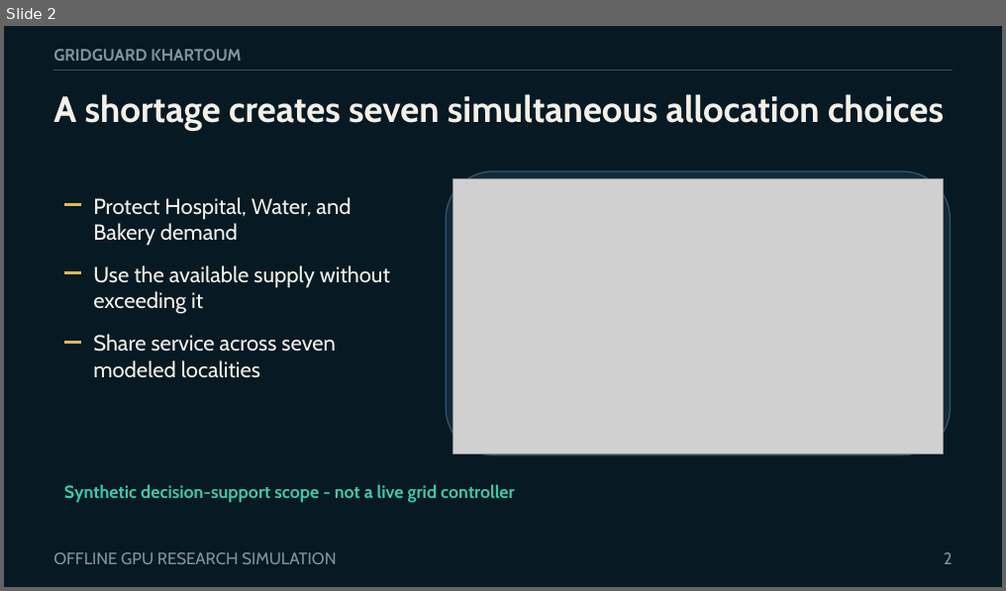
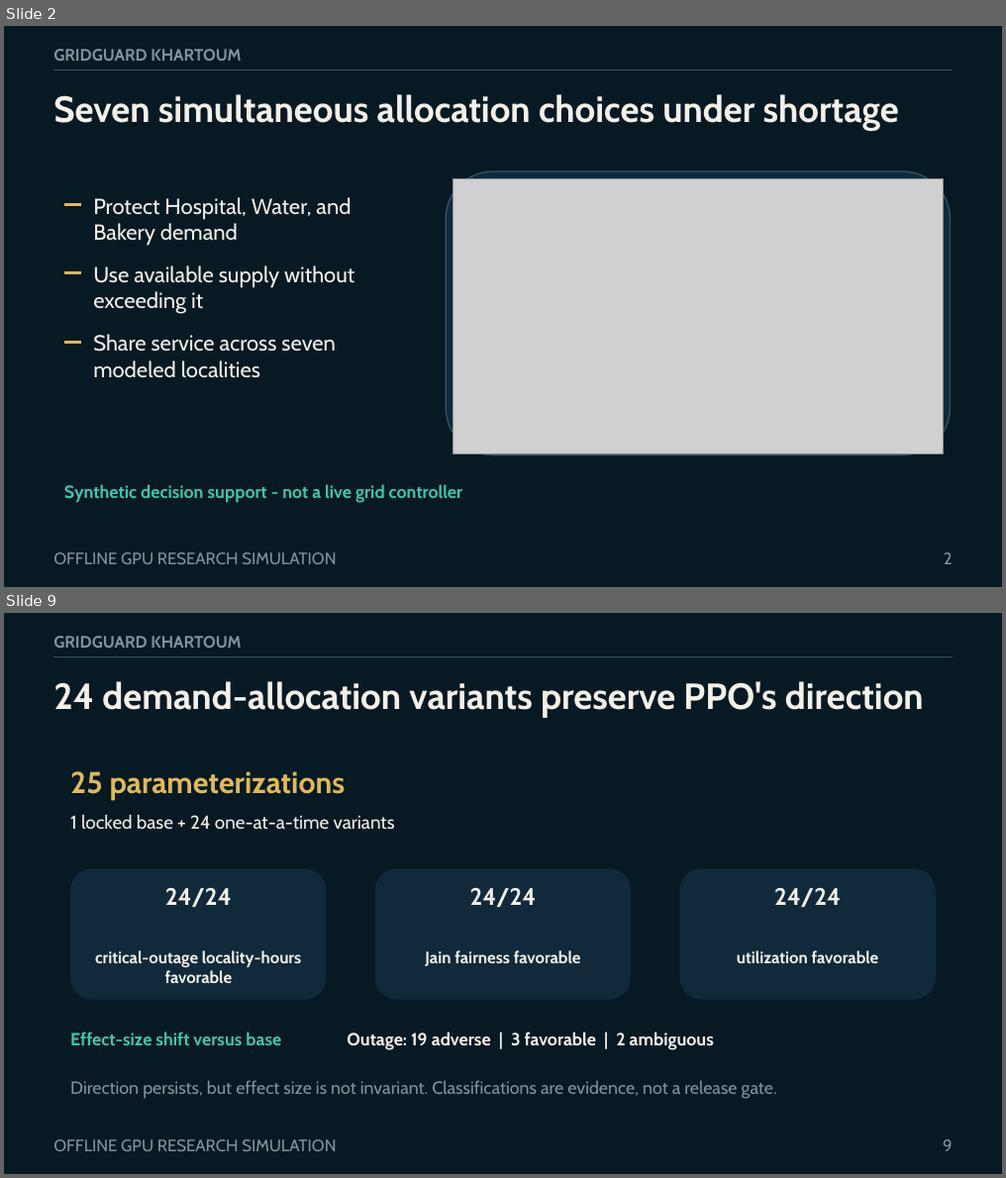
Before and after one commit to boomout2012-afk/gridguard-khartoum, a slide deck: output/presentation/gridguard-khartoum-defense.pptx. Shown one above the other, each under a label of ours: slide 2 before the commit, slides 2 and 9 after it; the slides between them are not shown. The pictures are 1006x591 and 1006x1178 pixels, drawn with LibreOffice and Linux fonts; fonts in the diff are those of the drawing; grey boxes stand for pictures. Boxes give left, top, right and bottom in pixels: in the first picture for what was removed or moved away, otherwise in the second. Text is boxed around its words. In the diff, an @@ line names an element or a change of style, - is before the commit and + after.

```diff
--- a/output/presentation/gridguard-khartoum-defense.pptx
+++ b/output/presentation/gridguard-khartoum-defense.pptx
@@ slide 9 added at <box>4,613,1002,1174</box>, background #071923 @@
@@ text added at <box>54,636,241,648</box>, 16 pt, text #83939D, bold @@
+GRIDGUARD KHARTOUM
@@ line added from (54, 657) to (952, 657), #365568 0.8 pt @@
@@ text added at <box>54,681,924,718</box>, 35 pt, text #F3F0E8, bold @@
+24 demand-allocation variants preserve PPO's direction
@@ text added at <box>70,771,346,800</box>, 29 pt, text #E0B957, bold @@
+25 parameterizations
@@ text added at <box>70,815,395,830</box>, 18 pt, text #F3F0E8 @@
+1 locked base + 24 one-at-a-time variants
@@ rounded rectangle added at <box>70,869,327,1000</box>, fill #102A3B @@
@@ rounded rectangle added at <box>375,869,632,1000</box>, fill #102A3B @@
@@ rounded rectangle added at <box>680,869,936,1000</box>, fill #102A3B @@
@@ text added at <box>165,888,232,907</box>, 23 pt, text #F3F0E8, bold @@
+24/24
@@ text added at <box>470,887,537,907</box>, 23 pt, text #F3F0E8, bold @@
+24/24
@@ text added at <box>774,887,841,907</box>, 23 pt, text #F3F0E8, bold @@
+24/24
@@ text added at <box>95,951,301,983</box>, 16 pt, text #F3F0E8, bold @@
+critical-outage locality-hours favorable
@@ text added at <box>425,951,581,966</box>, 16 pt, text #F3F0E8, bold @@
+Jain fairness favorable
@@ text added at <box>737,951,879,963</box>, 16 pt, text #F3F0E8, bold @@
+utilization favorable
@@ text added at <box>70,1032,281,1046</box>, 17 pt, text #3FC6AC, bold @@
+Effect-size shift versus base
@@ text added at <box>347,1032,714,1051</box>, 17 pt, text #F3F0E8, bold @@
+Outage: 19 adverse | 3 favorable | 2 ambiguous
@@ text added at <box>70,1080,777,1099</box>, 17 pt, text #83939D @@
+Direction persists, but effect size is not invariant. Classifications are evidence, not a release gate.
@@ text added at <box>54,1140,336,1152</box>, 16 pt, text #83939D @@
+OFFLINE GPU RESEARCH SIMULATION
@@ text added at <box>943,1140,952,1152</box>, 16 pt, text #83939D @@
+9
@@ slide 2 changed as well @@
@@ text at <box>54,94,899,131</box>: text changed @@
-A shortage creates seven simultaneous allocation choices
+Seven simultaneous allocation choices under shortage
@@ text at <box>93,266,354,314</box>: text changed @@
-Use the available supply without exceeding it
+Use available supply without exceeding it
@@ text at <box>64,484,463,503</box>: text changed @@
-Synthetic decision-support scope - not a live grid controller
+Synthetic decision support - not a live grid controller
```
Also in this commit, not shown: 5 other slides changed, 6 other slides added, 6 slides removed, 2 other files.
